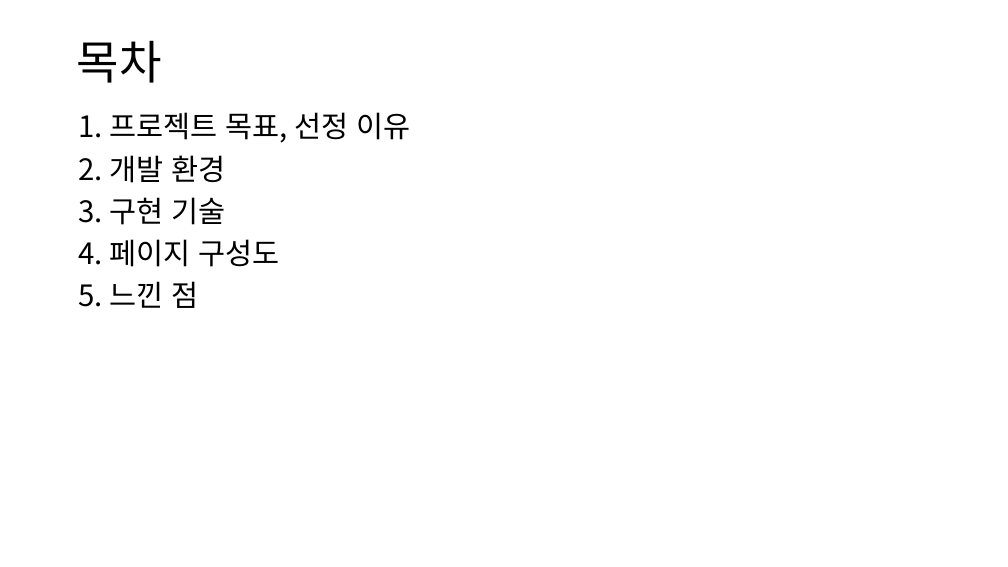
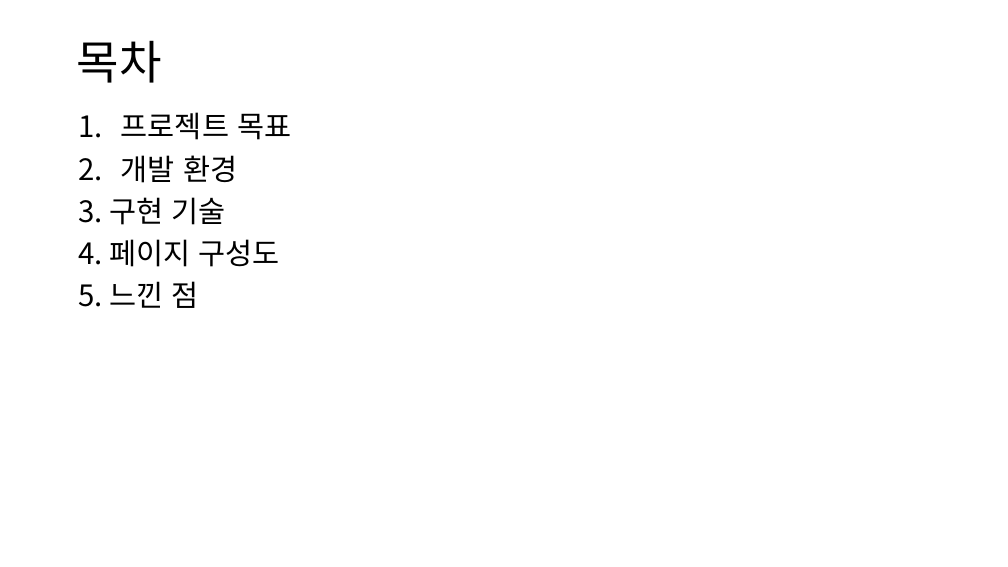
Before and after one commit to NALASAI/SelfIntroduction, a slide deck: slide 2 of 1조 project 포트폴리오(이력서용).pptx. Drawn at 1008x567 pixels with LibreOffice and Linux fonts; fonts in the diff are those of the drawing. Boxes give left, top, right and bottom in pixels: in the first picture for what was removed or moved away, otherwise in the second. Text is boxed around its words. In the diff, an @@ line names an element or a change of style, - is before the commit and + after.

```diff
--- a/1조 project 포트폴리오(이력서용).pptx
+++ b/1조 project 포트폴리오(이력서용).pptx
@@ text at (121,112,291,183): text changed @@
-1. 프로젝트 목표, 선정 이유
-2. 개발 환경
+1. 프로젝트 목표
+2. 개발 환경
```
Also in this commit, not shown: 7 other slides changed, 6 slides added, 1 slide removed, 1 other file.
